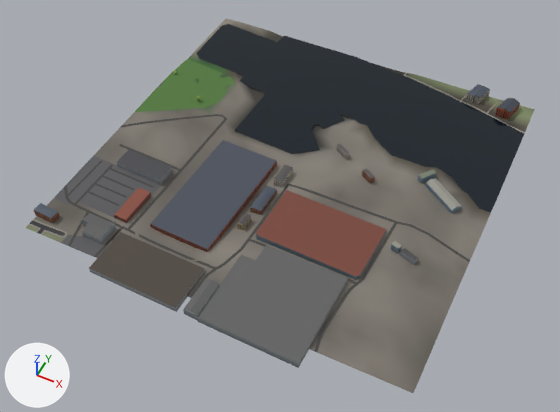
An edit to the glTF model glasgow-subway/data/city/city_0_3.glb, drawn before and after from the same camera.
The view is the same before and after, from a camera (50 mm lens) standing at (-3049.0, 91.0, 734.0) and looking at (-3352.0, 697.0, -23.0). Every picture has the same lights, and +X, +Y and +Z are marked at lower left. The picture after the commit comes second. Where no turn or scale is listed for an object, it has been applied to the vertices. Vertices at exactly the same position are counted once.

In view in the first picture: 'buildings_0_3', 'green_0_3', 'roads_0_3', 'terrain_0_3', 'water_0_3'.
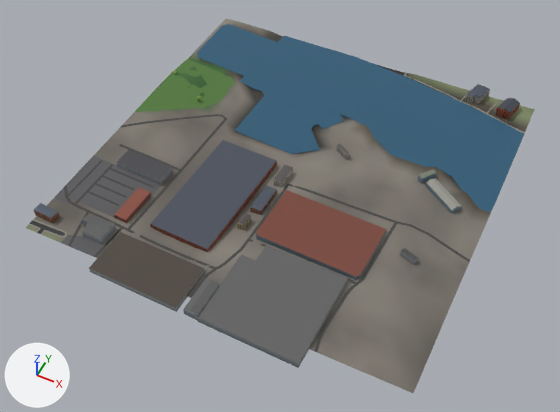
Edits to the bpy script that builds the scene:
```text
Change mat_mat_water:
    where n2 = _N.new('ShaderNodeMix'); n2.name = 'Mix'
    n2.inputs[7].default_value: (0.0331, 0.0946, 0.133, 1.0) -> (0.787, 0.89, 1.0, 1.0)  # 'B', dark cyan #335766 -> 'B', pale blue #e5f2ff
Change me_buildings_0_3:
    used by ob_buildings_0_3; location = (-3362.0, 741.0, 12.0)
    remove me_buildings_0_3.from_pydata(...)  # 612 vertices, 740 faces; spans x -241.0..241.0, y -265.0..265.0, z -11.0..11.0
    add me_buildings_0_3.from_pydata(...)  # 318 vertices, 360 faces; spans x -241.0..241.0, y -265.0..265.0, z -11.0..11.0
    me_buildings_0_3 part 1: the loose piece of 55 vertices spanning x 94.0..113.0, y 16.0..31.0, z 7.0..8.0 is deleted
    me_buildings_0_3 part 2: the loose piece of 8 vertices spanning x 94.0..113.0, y 16.0..31.0, z -5.0..7.0 is deleted
    me_buildings_0_3 part 3: the loose piece of 8 vertices spanning x 172.0..184.0, y -78.0..-68.0, z -1.0..10.0 is deleted
    other edits to the shape of me_buildings_0_3 do not show in these pictures
Change me_green_0_3:
    used by ob_green_0_3; location = (-3552.0, 809.0, 6.0)
    remove me_green_0_3.from_pydata(...)  # 91 vertices, 130 faces; spans x -47.6..47.6, y -71.7..71.7, z -3.8..3.8
    add me_green_0_3.from_pydata(...)  # 58 vertices, 64 faces; spans x -47.6..47.6, y -71.7..71.7, z -3.8..3.8
    me_green_0_3 part 4
    41 vertices are removed from x -36.0..34.6, y -49.6..60.7, z -3.3..3.4
    123 faces are deleted
    8 vertices are added at x -26.4..22.2, y -32.4..39.6, z -0.7..3.2
    57 new faces join them
Change me_water_0_3:
    where me_water_0_3.from_pydata(...)  # 253 vertices, 346 faces; spans x -250.0..250.0, y -116.0..116.0, z 0.0
    used by ob_water_0_3; location = (-3350.0, 884.0, 3.0)
    me_water_0_3 part 5: 346 faces centred in x -243.0..249.0, y -107.0..110.0, z 0.0 are repainted in the vertex colours; the middle colour goes from dark blue #2a4d5c to dark blue #326076
```

Location of each change, [x1, y1, x2, y2] in pixels of the pictures (560 x 412 px):
'water_0_3', surface changed, recoloured (lighter): [197, 24, 524, 213] in both
part 1 of me_buildings_0_3, deleted: before [363, 168, 375, 178]
part 2 of me_buildings_0_3, deleted: before [362, 170, 375, 184]
part 3 of me_buildings_0_3, deleted: before [391, 241, 402, 254]
part 4 of me_green_0_3, reshaped: [177, 66, 228, 99] in both
